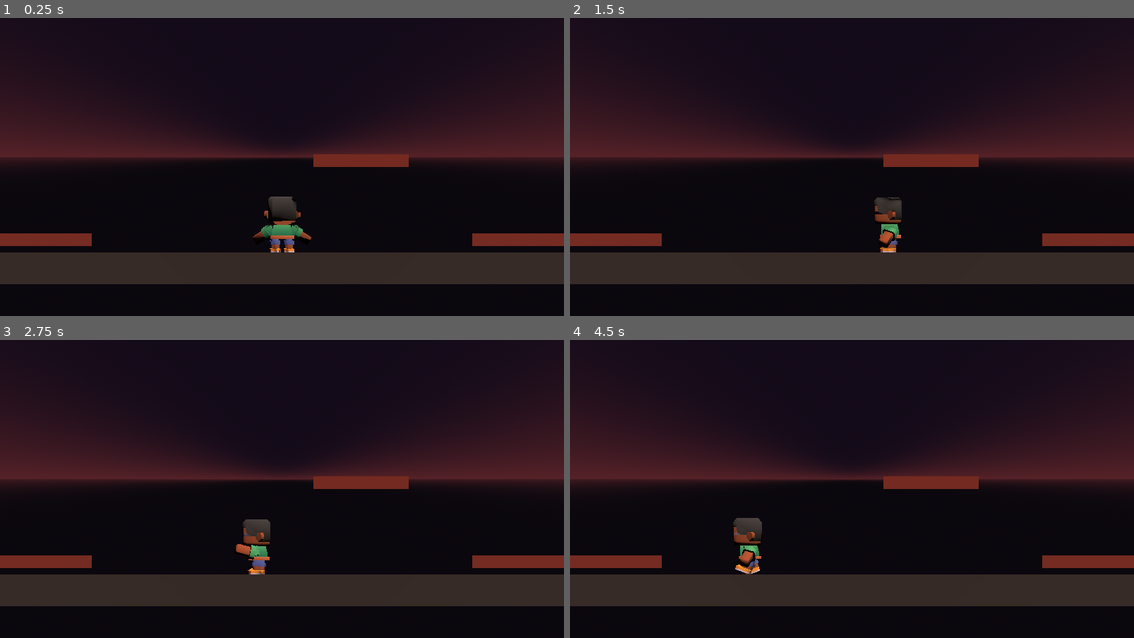
Above: before the commit, frames 1-4 (two rows, left to right).
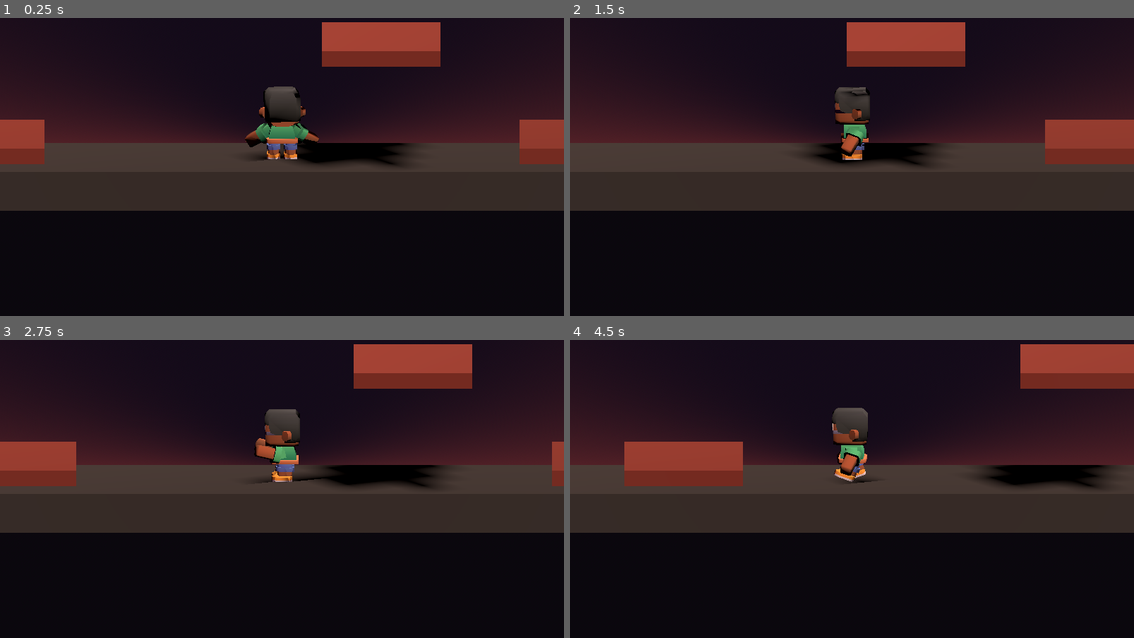
Above: after the commit, the same moments.

Repository: Sangope/DuelsSouls
Game: Godot game, scene res://main.tscn
Two runs of this game, one before a commit and one after it. Both use one fixed random seed, a clock stepped at 60 frames per second and the inputs below.
Inputs:
- Up to frame 1 (0.25 s): no input
- Up to frame 2 (1.5 s): hold D (move_right) 0.53-1.28 s; hold C (pocion) 0.53-1.28 s; tap Space (saltar) at 0.77 s; hold A (move_left) from 1.28 s (still down); tap C (pocion) at 1.35 s
- Up to frame 3 (2.75 s): tap Space (saltar) at 1.52 s; release A (move_left) at 2.03 s; hold D (move_right) from 2.03 s (still down); hold C (pocion) from 2.03 s (still down)
- Up to frame 4 (4.5 s): release D (move_right) at 2.78 s; release C (pocion) at 2.78 s; hold W (move_up) 2.78-3.53 s; tap C (pocion) at 2.85, 4.35 s; tap Space (saltar) at 3.02, 3.77 s; hold C (pocion) 3.53-4.28 s; hold A (move_left) from 3.53 s (still down)

The runs differ from the first frame. In frame 1, 40% of the frame differs, in the area x 0-100%, y 1-90%; in frame 2, 40%; in frame 3, 40%; in frame 4, 40%.

Commit message:
T8 N1 - Tarea A - camara pegada

Diff:
--- /dev/null
+++ b/camara_sigue.gd
@@ -0,0 +1,15 @@
+extends Camera3D
+
+@export var objetivo: Node3D
+@export var distancia = Vector3(0, 2.2, 12)
+
+
+func _ready():
+	top_level = true
+	# Se orienta UNA vez, mirando al objetivo.
+	look_at_from_position(objetivo.global_position + distancia,
+		objetivo.global_position)
+
+
+func _physics_process(delta):
+	global_position = objetivo.global_position + distancia
--- a/main.tscn
+++ b/main.tscn
@@ -2,6 +2,7 @@
 
 [ext_resource type="Script" path="res://personaje.gd" id="1_pj"]
 [ext_resource type="PackedScene" path="res://personaje/character-male-a.glb" id="2_modelo"]
+[ext_resource type="Script" path="res://camara_sigue.gd" id="3_cam"]
 
 [sub_resource type="ProceduralSkyMaterial" id="CieloMat"]
 sky_top_color = Color(0.09, 0.06, 0.11, 1)
@@ -92,10 +93,12 @@
 [node name="CollisionShape3D" type="CollisionShape3D" parent="Plataformas/Plataforma3"]
 shape = SubResource("PlatForma")
 
-[node name="Camera3D" type="Camera3D" parent="."]
+[node name="Camera3D" type="Camera3D" parent="." node_paths=PackedStringArray("objetivo")]
 transform = Transform3D(1, 0, 0, 0, 1, 0, 0, 0, 1, 0, 3, 12)
 projection = 1
-size = 10.0
+size = 8.0
+script = ExtResource("3_cam")
+objetivo = NodePath("../Personaje")
 
 [node name="Personaje" type="CharacterBody3D" parent="."]
 axis_lock_linear_z = true
Not shown, added: camara_sigue.gd.uid
